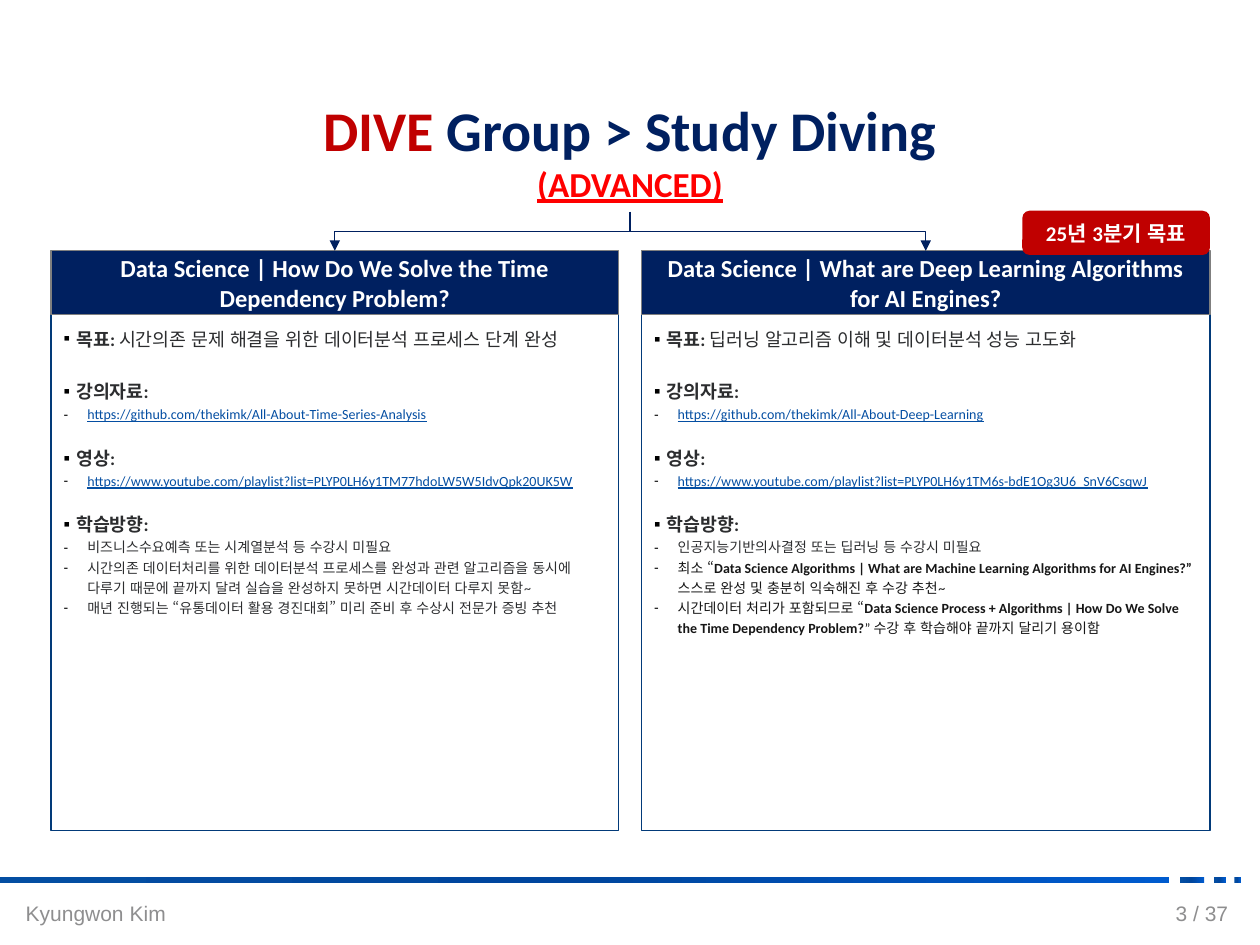
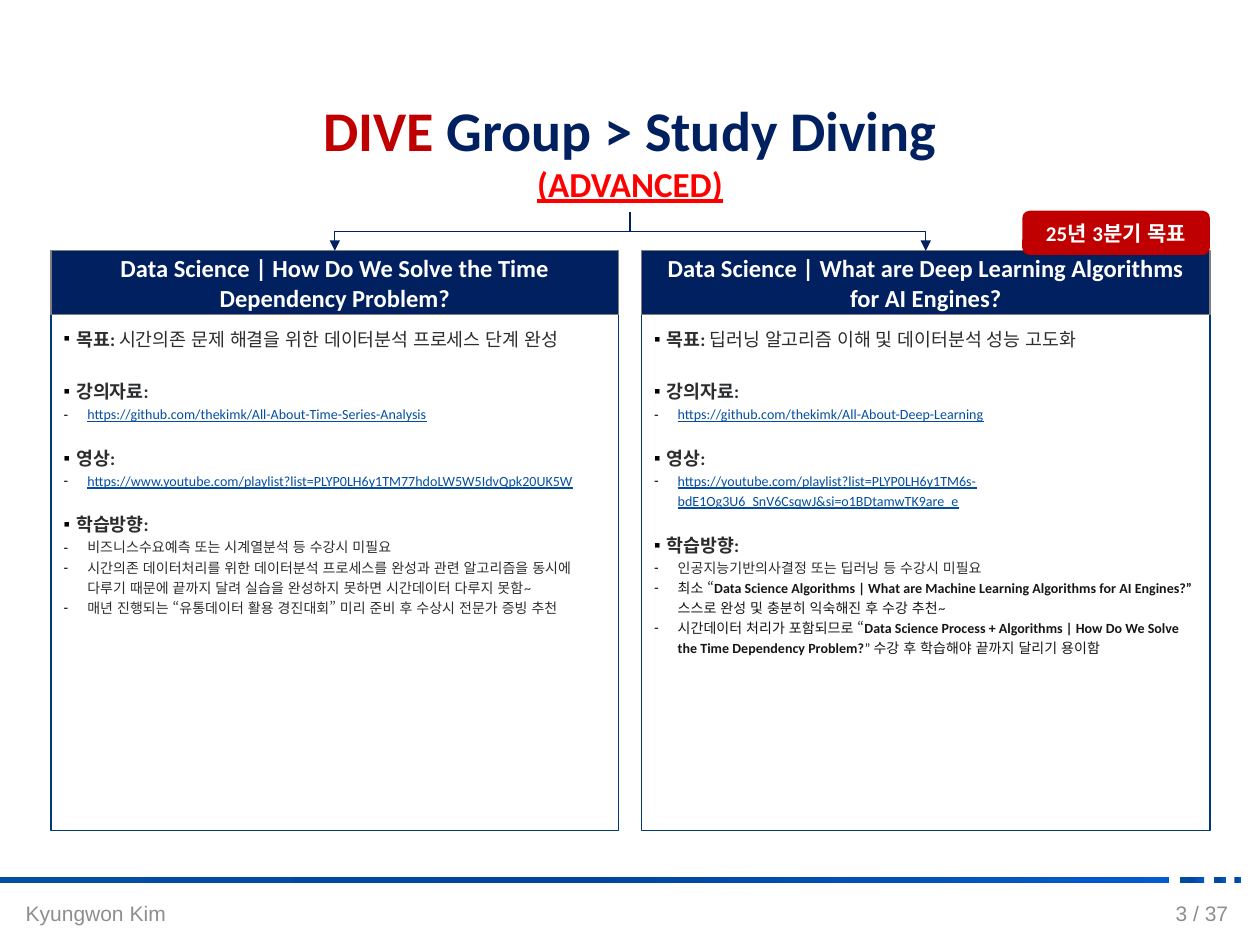
Before and after one commit to DataWizardd/DEBA-Research, a slide deck: slide 4 of [Document]/소개운영자료/[DIVE_운영방향_김경원교수].pptx. Drawn at 1260x945 pixels with LibreOffice and Linux fonts; fonts in the diff are those of the drawing; background and template pictures are left out. Boxes give left, top, right and bottom in pixels: in the first picture for what was removed or moved away, otherwise in the second. Text is boxed around its words. In the diff, an @@ line names an element or a change of style, - is before the commit and + after.

```diff
--- a/[Document]/소개운영자료/[DIVE_운영방향_김경원교수].pptx
+++ b/[Document]/소개운영자료/[DIVE_운영방향_김경원교수].pptx
@@ text at [678, 476, 976, 509]: text changed @@
-– https://www.youtube.com/playlist?list=PLYP0LH6y1TM6s-bdE1Og3U6_SnV6CsqwJ
+– https://youtube.com/playlist?list=PLYP0LH6y1TM6s-bdE1Og3U6_SnV6CsqwJ&si=o1BDtamwTK9are_e
```
